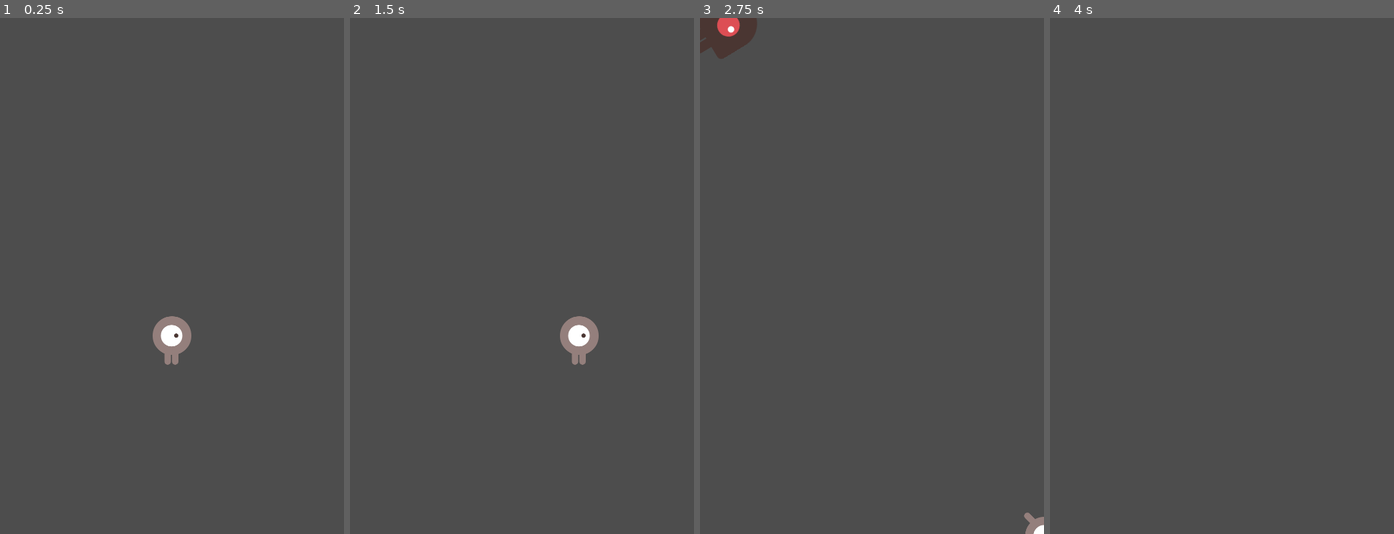
Above: before the commit, frames 1-4 (left to right).
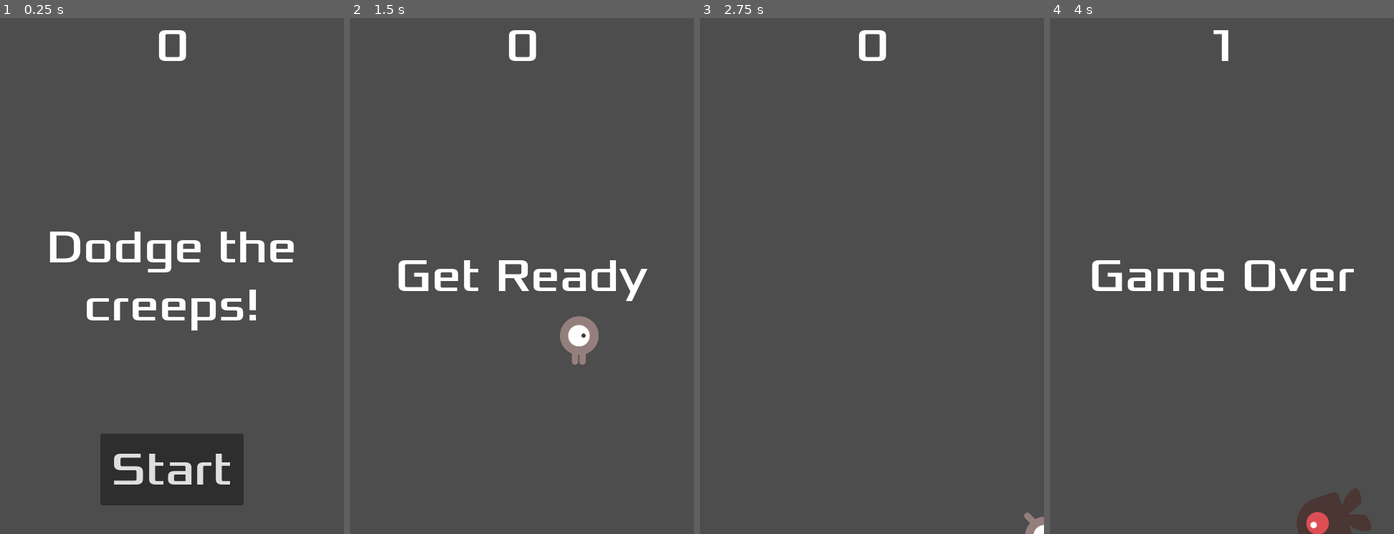
Above: after the commit, the same moments.

Repository: Sanni87/HelloWorld
Game: Godot game, scene res://main.tscn
Two runs of this game, one before a commit and one after it. Both use one fixed random seed, a clock stepped at 60 frames per second and the inputs below.
Inputs (mouse positions are in pixels of both pictures, inside the frame that each line leads up to):
- Up to frame 1 (0.25 s): no input
- Up to frame 2 (1.5 s): click (522, 472) at 0.5 s, where only the run after the commit has a clickable "Start"; tap Enter at 1.25 s; hold Right (move_right) from 1.28 s (still down)
- Up to frame 3 (2.75 s): release Right (move_right) at 2.03 s; hold Down (move_down) from 2.03 s (still down)
- Up to frame 4 (4 s): release Down (move_down) at 2.78 s; hold Right (move_right) 2.78-3.53 s; hold Up (move_up) from 3.53 s (still down)

The runs differ from the first frame. In frame 1, 9.6% of the frame differs, in the area x 14-86%, y 2-95%; in frame 2, 2.1%; in frame 3, 1.3%; in frame 4, 3.1%.

Commit message:
hecho todo menos background y música

Diff:
--- /dev/null
+++ b/hud.gd
@@ -0,0 +1,47 @@
+extends CanvasLayer
+
+
+# Notifies `Main` node that the button has been pressed
+signal start_game
+
+# Called when the node enters the scene tree for the first time.
+func _ready():
+	pass # Replace with function body.
+
+
+# Called every frame. 'delta' is the elapsed time since the previous frame.
+func _process(delta):
+	pass
+
+
+func show_message(text):
+	$Message.text = text
+	$Message.show()
+	$MessageTimer.start()
+
+
+func show_game_over():
+	show_message("Game Over")
+	# Wait until the MessageTimer has counted down.
+	await $MessageTimer.timeout
+
+	$Message.text = "Dodge the\nCreeps!"
+	$Message.show()
+
+	# alternative to Timer Node
+	# Make a one-shot timer and wait for it to finish.
+	await get_tree().create_timer(1.0).timeout
+	$StartButton.show()
+
+
+func update_score(score):
+	$Scorelabel.text = str(score)
+
+
+func _on_message_timer_timeout():
+	$Message.hide()
+
+
+func _on_start_button_pressed():
+	$StartButton.hide()
+	start_game.emit()
--- /dev/null
+++ b/hud.tscn
@@ -0,0 +1,66 @@
+[gd_scene load_steps=3 format=3 uid="uid://bls56iwl5sdct"]
+
+[ext_resource type="Script" path="res://hud.gd" id="1_frxbt"]
+[ext_resource type="FontFile" uid="uid://ymtve8rsdmqq" path="res://fonts/Xolonium-Regular.ttf" id="1_yxx3i"]
+
+[node name="Hud" type="CanvasLayer"]
+script = ExtResource("1_frxbt")
+
+[node name="Scorelabel" type="Label" parent="."]
+anchors_preset = 5
+anchor_left = 0.5
+anchor_right = 0.5
+offset_left = -22.5
+offset_right = 22.5
+offset_bottom = 81.0
+grow_horizontal = 2
+size_flags_horizontal = 4
+theme_override_fonts/font = ExtResource("1_yxx3i")
+theme_override_font_sizes/font_size = 64
+text = "0"
+
+[node name="Message" type="Label" parent="."]
+anchors_preset = 8
+anchor_left = 0.5
+anchor_top = 0.5
+anchor_right = 0.5
+anchor_bottom = 0.5
+offset_left = -240.0
+offset_top = -121.5
+offset_right = 240.0
+offset_bottom = 121.5
+grow_horizontal = 2
+grow_vertical = 2
+size_flags_horizontal = 4
+theme_override_fonts/font = ExtResource("1_yxx3i")
+theme_override_font_sizes/font_size = 64
+text = "Dodge the creeps!"
+horizontal_alignment = 1
+vertical_alignment = 1
+autowrap_mode = 2
+justification_flags = 3
+
+[node name="StartButton" type="Button" parent="."]
+anchors_preset = 7
+anchor_left = 0.5
+anchor_top = 1.0
+anchor_right = 0.5
+anchor_bottom = 1.0
+offset_left = -100.0
+offset_top = -140.0
+offset_right = 100.0
+offset_bottom = -40.0
+grow_horizontal = 2
+grow_vertical = 0
+size_flags_horizontal = 4
+size_flags_vertical = 4
+theme_override_fonts/font = ExtResource("1_yxx3i")
+theme_override_font_sizes/font_size = 64
+text = "Start"
+
+[node name="MessageTimer" type="Timer" parent="."]
+wait_time = 2.0
+one_shot = true
+
+[connection signal="pressed" from="StartButton" to="." method="_on_start_button_pressed"]
+[connection signal="timeout" from="MessageTimer" to="." method="_on_message_timer_timeout"]
--- a/main.gd
+++ b/main.gd
@@ -5,7 +5,8 @@
 
 # Called when the node enters the scene tree for the first time.
 func _ready():
-	new_game()
+	#new_game()
+	pass
 
 
 # Called every frame. 'delta' is the elapsed time since the previous frame.
@@ -16,15 +17,20 @@
 func game_over():
 	$ScoreTimer.stop()
 	$MobTimer.stop()
+	$Hud.show_game_over()
 
 func new_game():
+	get_tree().call_group("mobs", "queue_free")
 	score = 0
 	$Player.start($StartPosition.position)
 	$StartTimer.start()
+	$Hud.update_score(score)
+	$Hud.show_message("Get Ready")
 
 
 func _on_score_timer_timeout():
 	score += 1
+	$Hud.update_score(score)
 
 
 func _on_start_timer_timeout():
--- a/main.tscn
+++ b/main.tscn
@@ -1,8 +1,9 @@
-[gd_scene load_steps=5 format=3 uid="uid://ckt43mboviykx"]
+[gd_scene load_steps=6 format=3 uid="uid://ckt43mboviykx"]
 
 [ext_resource type="PackedScene" uid="uid://r2sv4a6hkgrq" path="res://player.tscn" id="1_wr0ly"]
 [ext_resource type="Script" path="res://main.gd" id="1_wrnp2"]
 [ext_resource type="PackedScene" uid="uid://by8ilx6ahhg8k" path="res://mob.tscn" id="2_2nxvk"]
+[ext_resource type="PackedScene" uid="uid://bls56iwl5sdct" path="res://hud.tscn" id="4_pjs46"]
 
 [sub_resource type="Curve2D" id="Curve2D_0km7w"]
 _data = {
@@ -33,7 +34,10 @@
 
 [node name="MobSpawnLocation" type="PathFollow2D" parent="MobPath"]
 
+[node name="Hud" parent="." instance=ExtResource("4_pjs46")]
+
 [connection signal="hit" from="Player" to="." method="game_over"]
 [connection signal="timeout" from="MobTimer" to="." method="_on_mob_timer_timeout"]
 [connection signal="timeout" from="ScoreTimer" to="." method="_on_score_timer_timeout"]
 [connection signal="timeout" from="StartTimer" to="." method="_on_start_timer_timeout"]
+[connection signal="start_game" from="Hud" to="." method="new_game"]
--- a/mob.tscn
+++ b/mob.tscn
@@ -48,7 +48,7 @@
 radius = 36.0
 height = 98.0
 
-[node name="Mob" type="RigidBody2D"]
+[node name="Mob" type="RigidBody2D" groups=["mobs"]]
 collision_mask = 0
 gravity_scale = 0.0
 script = ExtResource("1_bef5c")
